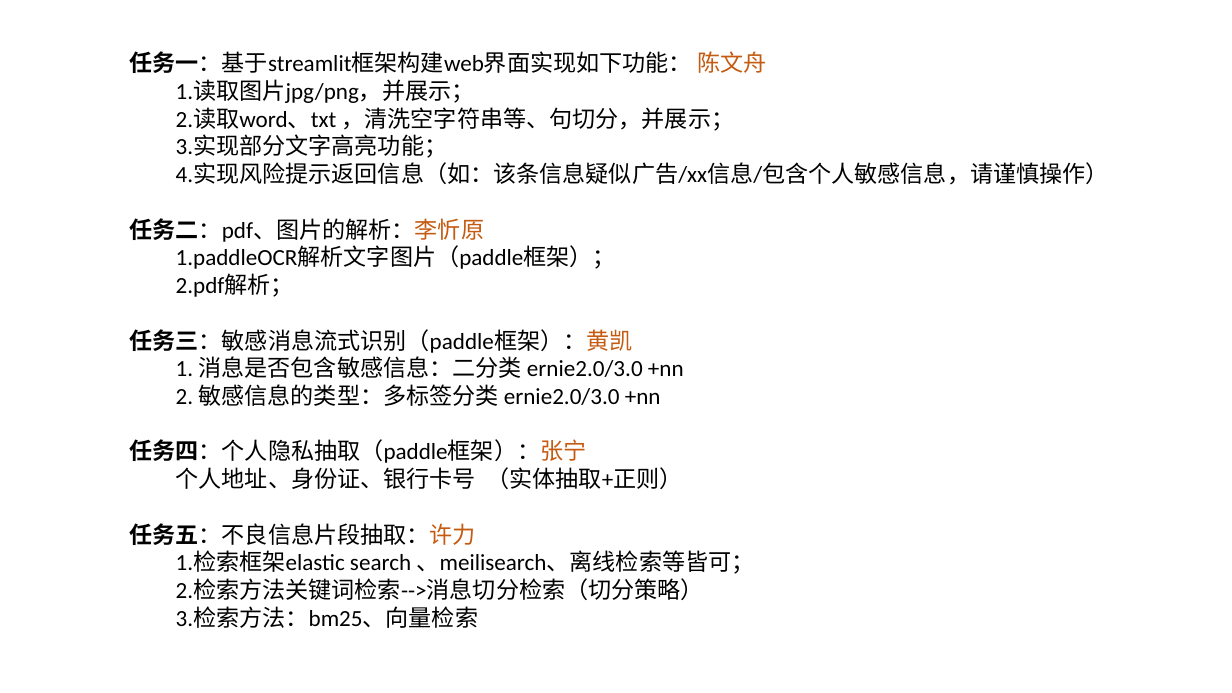
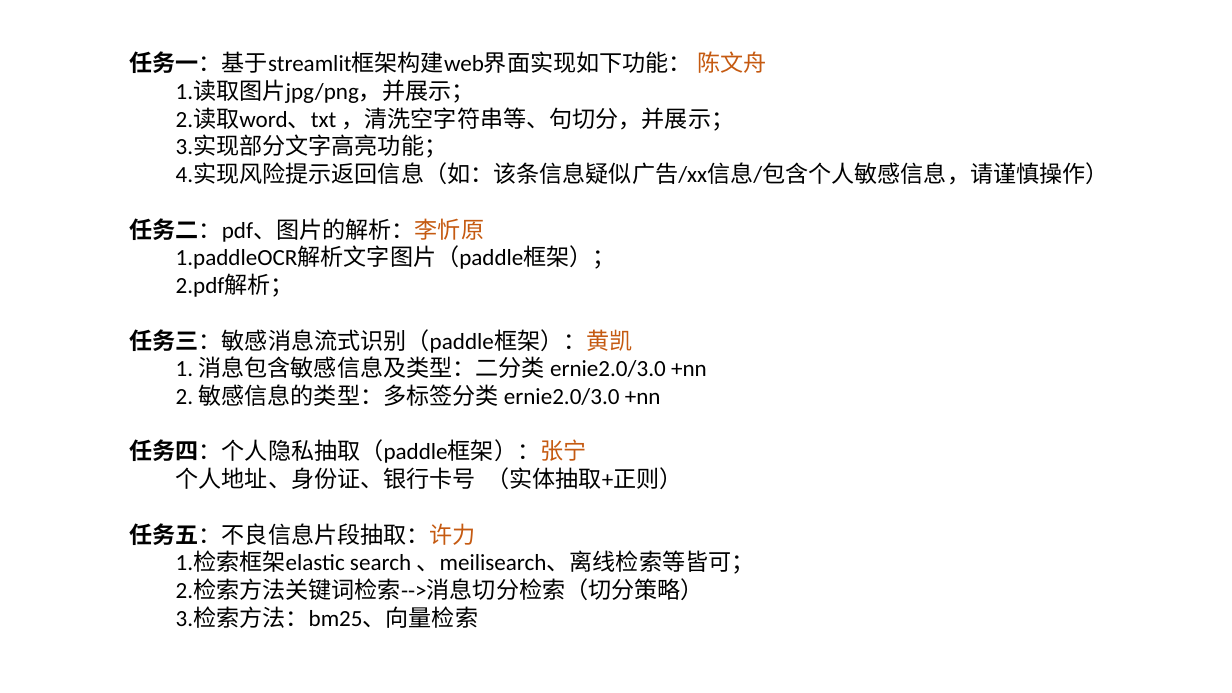
Before and after one commit to KATEhuang920909/qiji_compet, a slide deck: slide 3 of 流程图.pptx. Drawn at 1232x693 pixels with LibreOffice and Linux fonts; fonts in the diff are those of the drawing. Boxes give left, top, right and bottom in pixels: in the first picture for what was removed or moved away, otherwise in the second. Text is boxed around its words. In the diff, an @@ line names an element or a change of style, - is before the commit and + after.

```diff
--- a/流程图.pptx
+++ b/流程图.pptx
@@ text at (x1=176, y1=356, x2=707, y2=378): text changed @@
-1. 消息是否包含敏感信息：二分类 ernie2.0/3.0 +nn
+1. 消息包含敏感信息及类型：二分类 ernie2.0/3.0 +nn
```
Also in this commit, not shown: 1 slide added, 6 other files.
